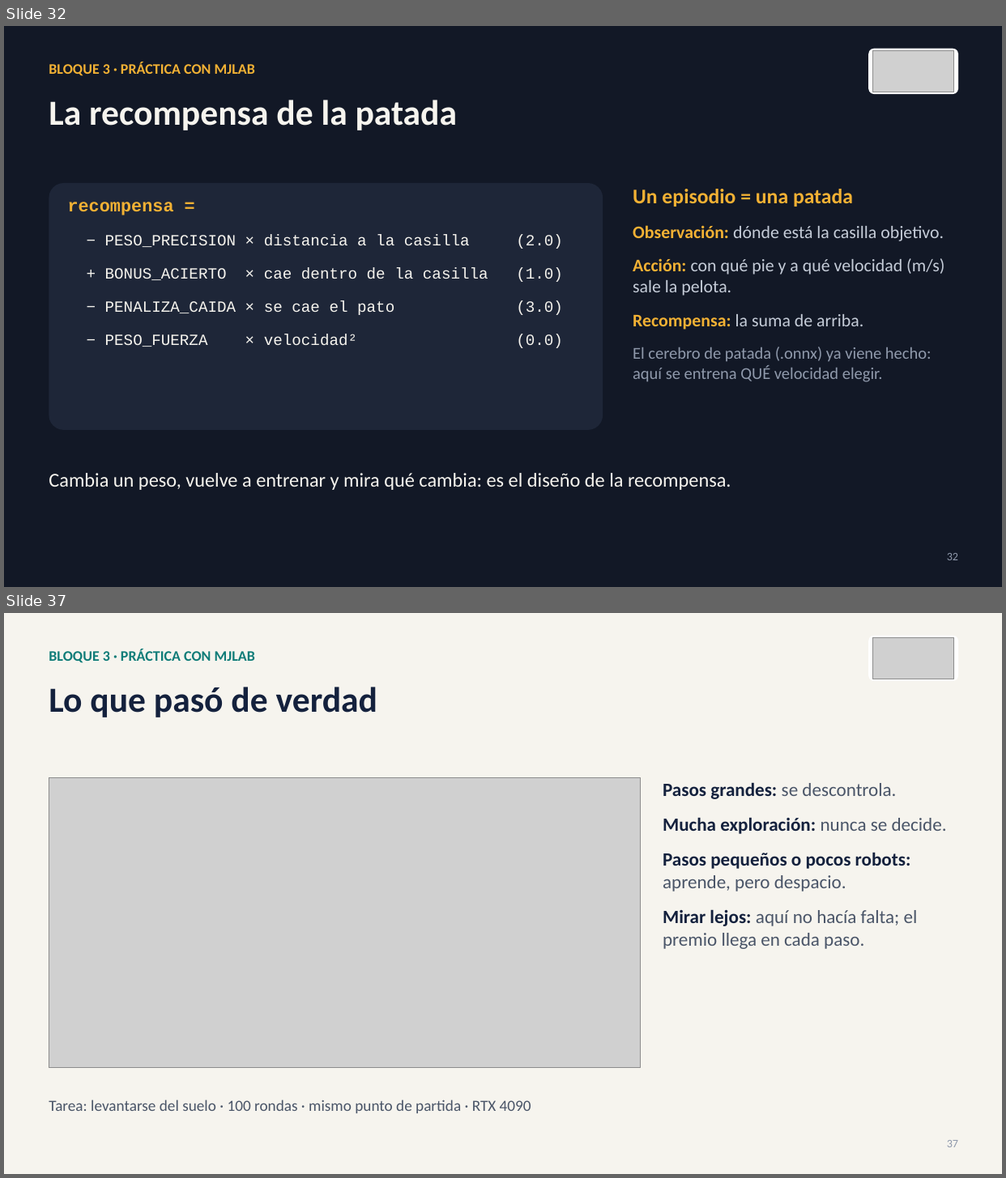
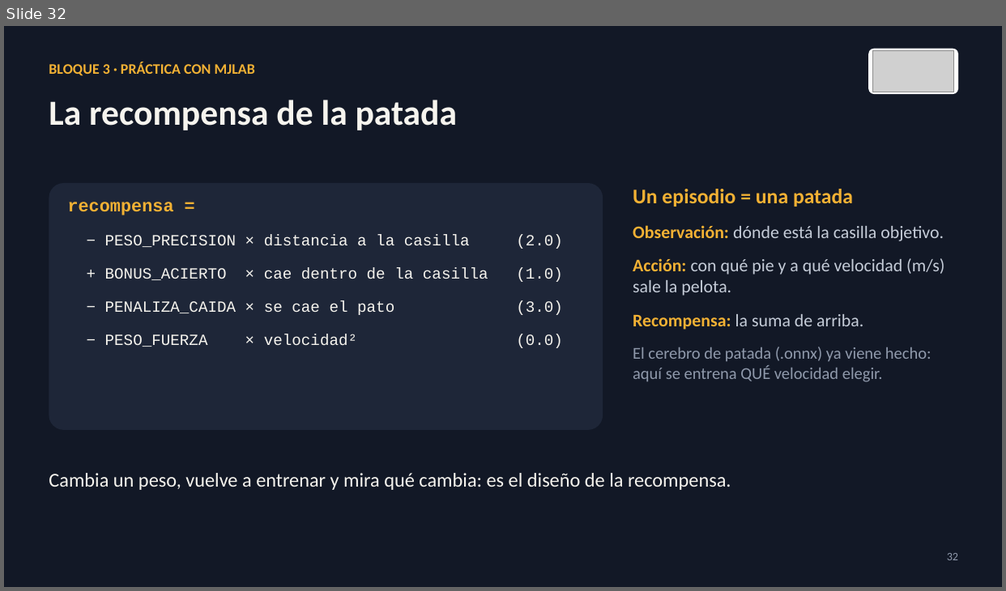
Before and after one commit to david2526IA/taller_microduck_windows, a slide deck: workshop-ia-fisica/presentaciones/Presentacion_03_taller_completo.pptx. Shown one above the other, each under a label of ours: slides 32 and 37 before the commit, slide 32 after it; the slides between them are not shown. The pictures are 1006x1178 and 1006x591 pixels, drawn with LibreOffice and Linux fonts; fonts in the diff are those of the drawing; grey boxes stand for pictures. Boxes give left, top, right and bottom in pixels: in the first picture for what was removed or moved away, otherwise in the second. Text is boxed around its words. In the diff, an @@ line names an element or a change of style, - is before the commit and + after.

```diff
--- a/workshop-ia-fisica/presentaciones/Presentacion_03_taller_completo.pptx
+++ b/workshop-ia-fisica/presentaciones/Presentacion_03_taller_completo.pptx
@@ slide 37 removed at [4, 613, 1002, 1174], background #F6F4EE @@
@@ rounded rectangle removed at [868, 636, 958, 681] @@
@@ text removed at [49, 649, 255, 663] @@
-BLOQUE 3 · PRÁCTICA CON MJLAB
@@ picture removed at [873, 637, 954, 679] @@
@@ text removed at [49, 687, 377, 717] @@
-Lo que pasó de verdad
@@ picture removed at [49, 777, 641, 1068] @@
@@ text removed at [663, 782, 947, 949] @@
-Pasos grandes: se descontrola.
-Mucha exploración: nunca se decide.
-Pasos pequeños o pocos robots: aprende, pero despacio.
-Mirar lejos: aquí no hacía falta; el premio llega en cada paso.
@@ text removed at [49, 1100, 531, 1114] @@
-Tarea: levantarse del suelo · 100 rondas · mismo punto de partida · RTX 4090
@@ text removed at [947, 1140, 958, 1148] @@
-37
```
Also in this commit, not shown: 11 slides changed, 2 slides added, 1 other slide removed, 16 other files.
